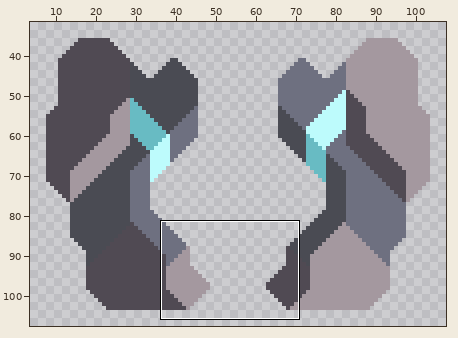
Sprite sheet: sprites/blocks/turrets/yongsin/yongsin.png. The picture above shows the old version from afar; the outline marks the close-up.
Close-up. Before the edit:
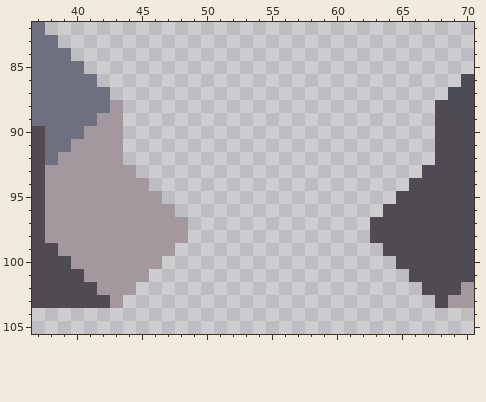
The file is 112x112 pixels. Shown: x 37..70, y 82..105. The wide view leaves out empty margins.
Once edited:
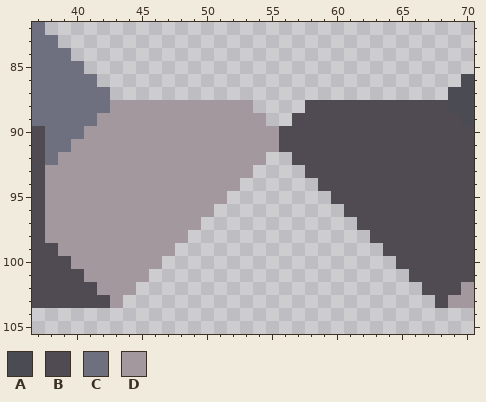
Palette (. is transparent): A #4a4b53  B #504a53  C #6e7080  D #a4989f
Author's note on the commit: 1.0 patch 19/Yongsin correction
Edits made:
{"y":88,"x":44,"old":"..........","new":"DDDDDDDDDD"}
{"y":88,"x":58,"old":"..........","new":"BBBBBBBBBB"}
{"y":89,"x":44,"old":"...........","new":"DDDDDDDDDDD"}
{"y":89,"x":57,"old":"...........","new":"BBBBBBBBBBB"}
{"y":90,"x":44,"old":"........................","new":"DDDDDDDDDDDDBBBBBBBBBBBB"}
{"y":91,"x":44,"old":"........................","new":"DDDDDDDDDDDDBBBBBBBBBBBB"}
{"y":92,"x":44,"old":"...........","new":"DDDDDDDDDDD"}
{"y":92,"x":57,"old":"...........","new":"BBBBBBBBBBB"}
{"y":93,"x":45,"old":".........","new":"DDDDDDDDD"}
{"y":93,"x":58,"old":".........","new":"BBBBBBBBB"}
{"y":94,"x":46,"old":".......","new":"DDDDDDD"}
{"y":94,"x":59,"old":".......","new":"BBBBBBB"}
{"y":95,"x":47,"old":".....","new":"DDDDD"}
{"y":95,"x":60,"old":".....","new":"BBBBB"}
{"y":96,"x":48,"old":"...","new":"DDD"}
{"y":96,"x":61,"old":"...","new":"BBB"}
{"y":97,"x":49,"old":".","new":"D"}
{"y":97,"x":62,"old":".","new":"B"}
